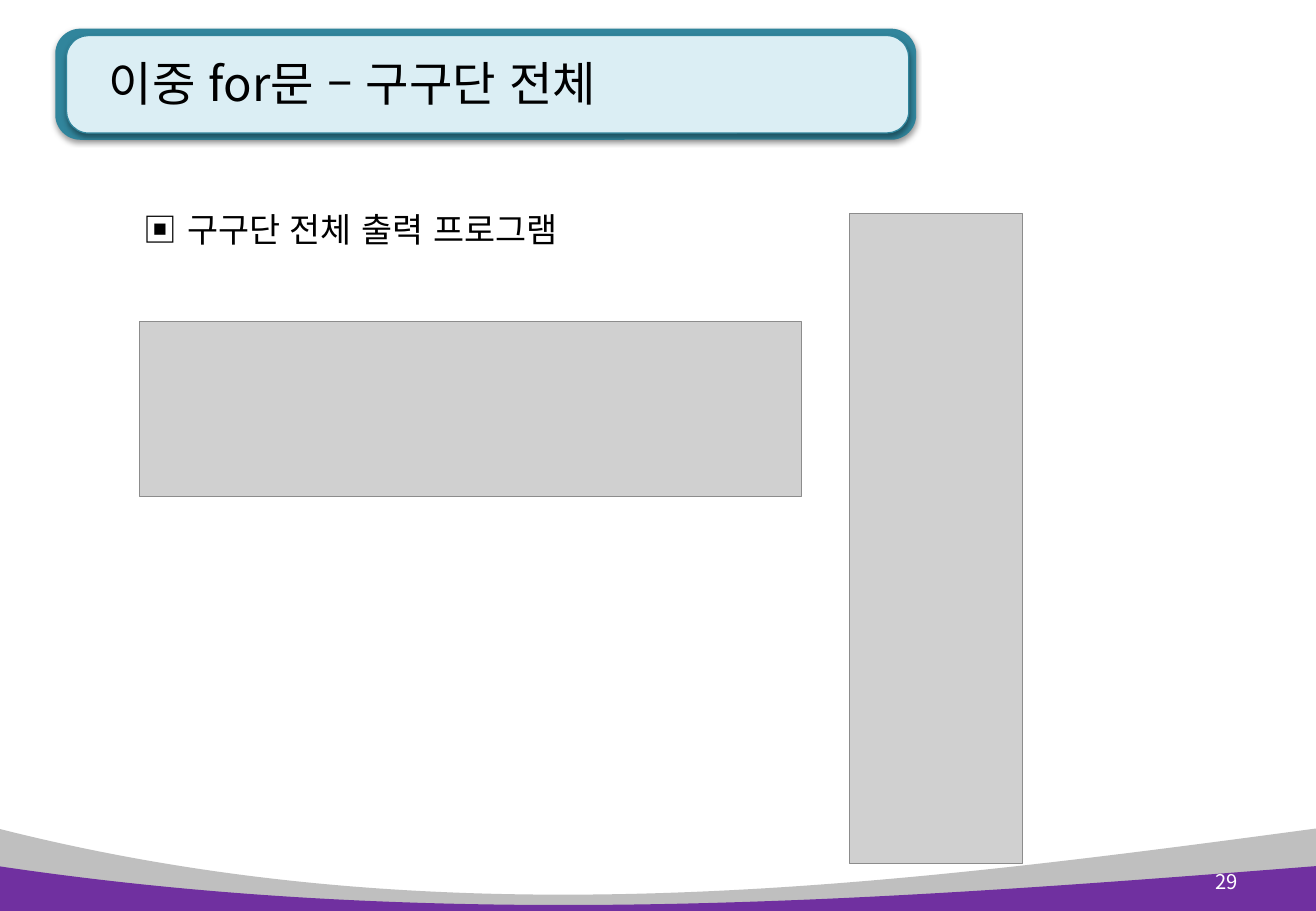
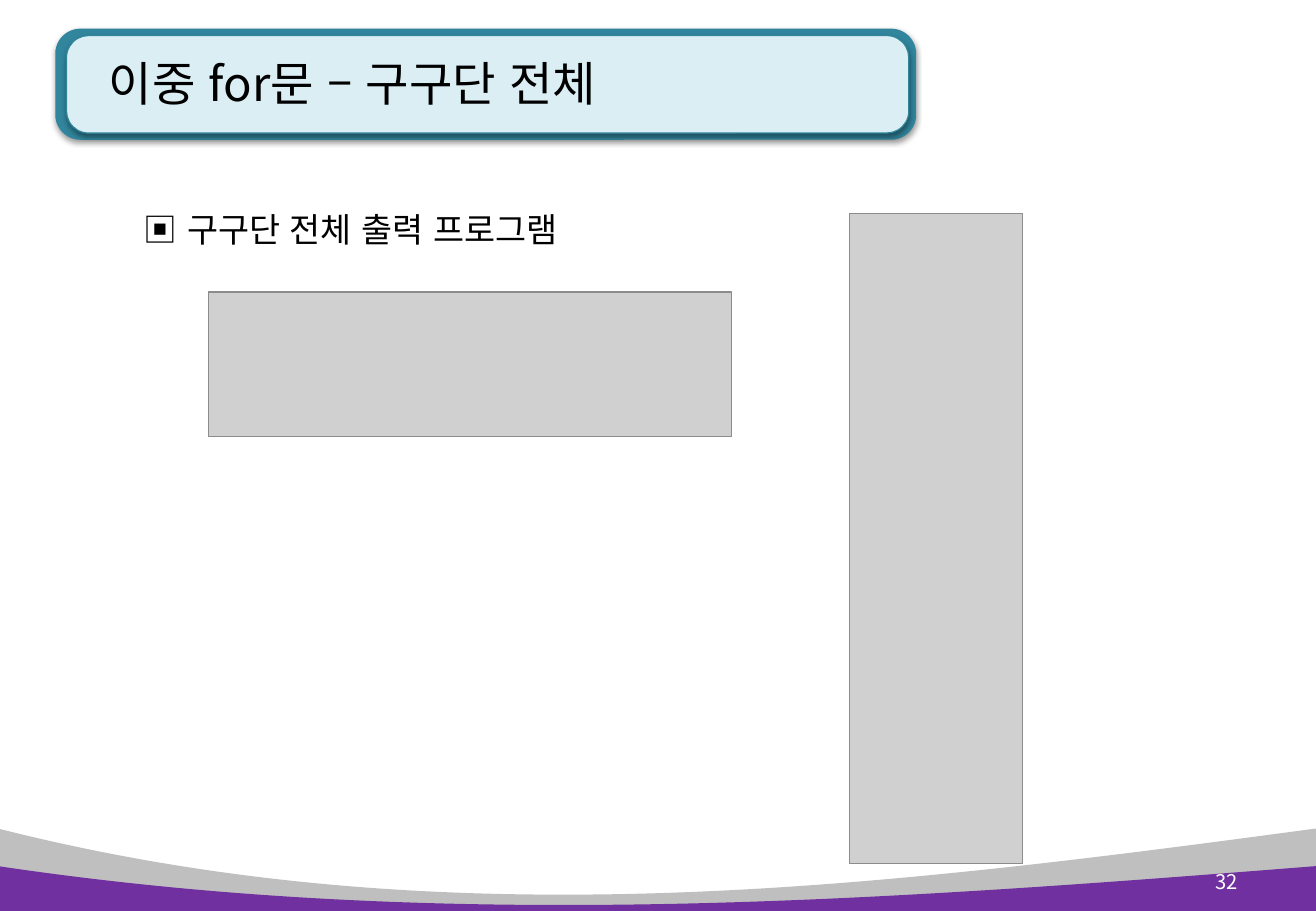
Before and after one commit to kiyongee2/green_pyworks, a slide deck: slide 32 of python_ppt_2023/Python 3장. 제어문(조건, 반복).pptx (slide 29 before the commit). Drawn at 1316x911 pixels with LibreOffice and Linux fonts; fonts in the diff are those of the drawing; grey boxes stand for pictures. Boxes give left, top, right and bottom in pixels: in the first picture for what was removed or moved away, otherwise in the second. Text is boxed around its words. In the diff, an @@ line names an element or a change of style, - is before the commit and + after.

```diff
--- a/python_ppt_2023/Python 3장. 제어문(조건, 반복).pptx
+++ b/python_ppt_2023/Python 3장. 제어문(조건, 반복).pptx
@@ picture added at (209, 292, 732, 436) @@
@@ picture removed at (140, 322, 802, 497) @@
@@ page number at (1216, 868, 1238, 890): text changed @@
-29
+32
```
Also in this commit, not shown: 7 other slides changed, 5 slides added, 3 other files.
